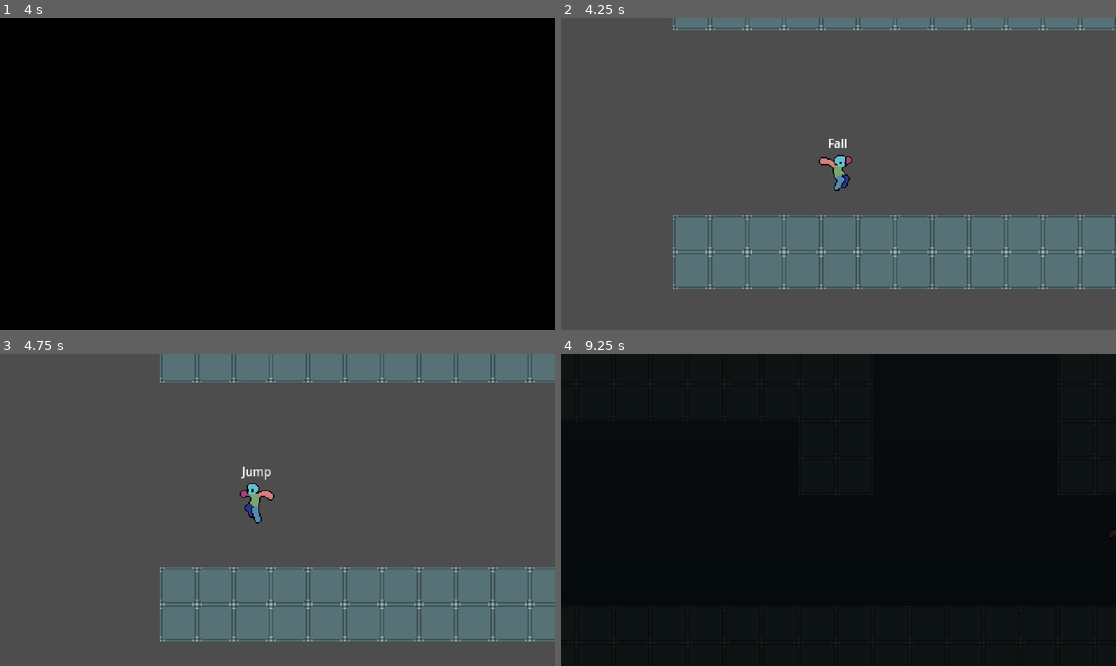
Above: before the commit, frames 1-4 (two rows, left to right).
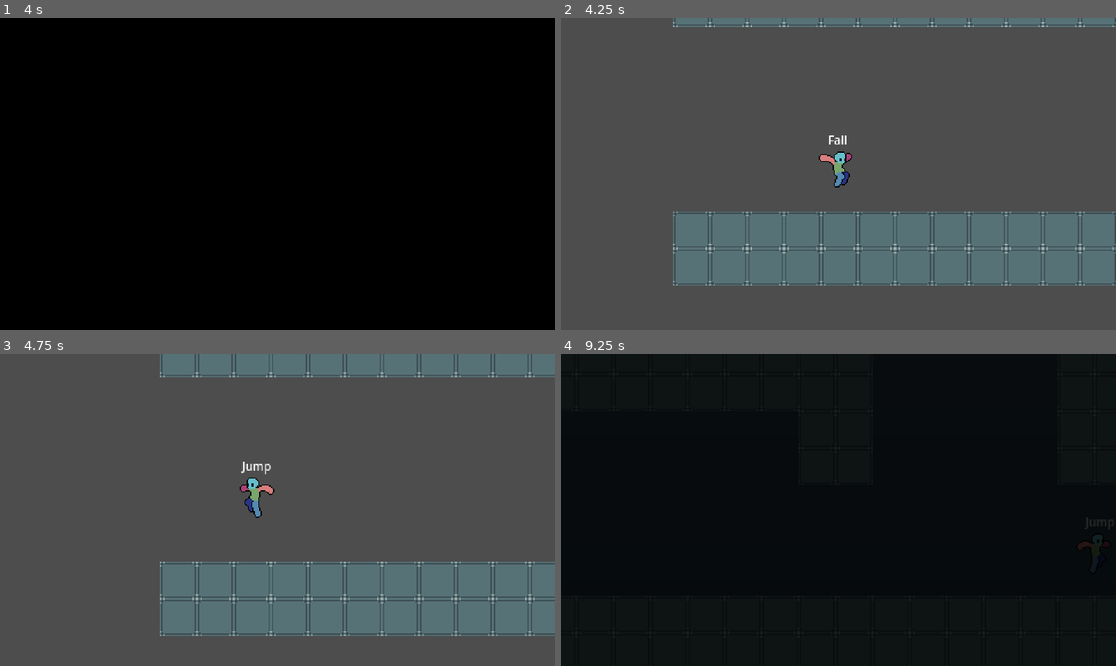
Above: after the commit, the same moments.

Repository: TianJunShi1/harry-forge
Game: Godot game, scene res://main.tscn
Two runs of this game, one before a commit and one after it. Both use one fixed random seed, a clock stepped at 60 frames per second and the inputs below.
Inputs (mouse positions are in pixels of both pictures, inside the frame that each line leads up to):
- Up to frame 1 (4 s): move the mouse to (399, 158) at 0.52 s; hold D (right) 0.53-2.03 s; tap Shift (run) every 0.75 s from 0.6 to 3.6 s; tap Space (jump) at 0.77, 1.52, 3.02, 3.77 s; move the mouse to (166, 189) at 1.27 s; move the mouse to (333, 105) at 2.02 s; hold A (left) 2.03-2.78 s; move the mouse to (249, 236) at 2.77 s; hold D (right) from 2.78 s (still down); move the mouse to (444, 220) at 3.52 s
- Up to frame 2 (4.25 s): keep holding D (right)
- Up to frame 3 (4.75 s): move the mouse to (111, 463) at 4.27 s; release D (right) at 4.28 s; hold A (left) from 4.28 s (still down); tap Shift (run) at 4.35 s; tap Space (jump) at 4.52 s
- Up to frame 4 (9.25 s): move the mouse to (866, 510) at 5.02 s; release A (left) at 5.03 s; hold D (right) 5.03-5.78 s; tap Shift (run) every 0.75 s from 5.1 to 8.85 s; move the mouse to (755, 432) at 5.77 s; hold A (left) 5.78-7.28 s; tap Space (jump) at 6.02, 6.77, 7.52, 9.02 s; move the mouse to (960, 494) at 6.52 s; move the mouse to (727, 525) at 7.27 s; hold D (right) from 7.28 s (still down); move the mouse to (894, 441) at 8.02 s; move the mouse to (810, 572) at 8.77 s

Frame 1 is identical in both runs. In frame 2, 3.4% of the frame differs, in the area x 20-100%, y 1-87%; in frame 3, 5.5%, in the area x 28-100%, y 5-93%; in frame 4, less than 0.1%.

Commit message:
fix: 关卡切换系统 9 项小修复
- LevelManager: fade-out 时完整冻结旧 Player（physics+process+input），
  fade-in 期间新 Player 加入 set_process(false) 防止 fall 动画推进，
  恢复顺序 process→physics→input 避免首帧不同步
- LevelManager: transition_finished.emit() 移到 _is_transitioning=false +
  _grace_timer 启动之后，监听者收到信号时状态已切换完成
- LevelManager: _find_player_in / _find_spawn / _find_camera_in 加 root
  is_instance_valid 保护；transition_to 加 packed == null 检查
- SpawnPoint: 硬编码 ground mask=2 改为 @export_flags_2d_physics
- LevelTransition: _ready() 启动时预检 target_level_path 空值与
  ResourceLoader.exists，提前 push_warning
- CameraZone: 注释里删除 zoom_override 改变世界视野的旧语义，
  改为说明 hidden_room_zoom 为外层显示放大
- 02.tscn: 添加 CameraBounds（2000x400 居中于 240,100），覆盖测试房间

https://claude.ai/code/session_01AJSbFJj2VUMALu7WGXsoLR

Diff:
--- a/Level/01_chapter2/02.tscn
+++ b/Level/01_chapter2/02.tscn
@@ -5,9 +5,13 @@
 [ext_resource type="TileSet" uid="uid://ttxdyeaie8lc" path="res://Level/tileset/Test_Block.tres" id="2_gm1fm"]
 [ext_resource type="PackedScene" uid="uid://l6ibdstqceki" path="res://general/level_transition/spawn_point.tscn" id="3_spawn"]
 [ext_resource type="PackedScene" uid="uid://bj5m4npn23phg" path="res://general/level_transition/Level_transition.tscn" id="4_trans"]
+[ext_resource type="PackedScene" uid="uid://ccog6gubguhwb" path="res://general/camera/camera_bounds.tscn" id="5_camb"]
 
 [sub_resource type="RectangleShape2D" id="RectangleShape2D_floor"]
 size = Vector2(2000, 32)
+
+[sub_resource type="RectangleShape2D" id="RectangleShape2D_camb02"]
+size = Vector2(2000, 400)
 
 [node name="02" type="Node2D" unique_id=955310257]
 
@@ -36,3 +40,11 @@
 position = Vector2(-48, 87)
 target_level_path = "res://Level/00_chapter1/01.tscn"
 target_spawn_id = &"from_chapter2"
+
+[node name="CameraBounds" parent="." unique_id=1325847261 instance=ExtResource("5_camb")]
+position = Vector2(240, 100)
+
+[node name="CollisionShape2D" parent="CameraBounds" index="0" unique_id=550665942]
+shape = SubResource("RectangleShape2D_camb02")
+
+[editable path="CameraBounds"]
--- a/general/scripts/camera_bounds.gd
+++ b/general/scripts/camera_bounds.gd
@@ -11,7 +11,7 @@
 ## 三种典型用法：
 ##   • 普通房间：mode = FOLLOW，bounds_source = AUTO_FROM_COLLISION
 ##   • 隐藏房间：mode = LOCK_TO_CENTER，bounds_source = CUSTOM_FROM_MARKER（提前触发）
-##   • Boss 战 / 大场景：zoom_override = Vector2(0.7, 0.7)（看到更多）
+##   • Boss 战 / 聚焦房间：hidden_room_zoom > 1（外层显示放大，不改变 Camera 世界视野）
 
 enum FollowMode {
 	FOLLOW,           # 摄像机跟随玩家（典型房间）
--- a/general/scripts/level_manager.gd
+++ b/general/scripts/level_manager.gd
@@ -39,6 +39,9 @@
 ## 触发关卡切换。在 fade 期间重入调用会被静默丢弃。
 func transition_to(packed: PackedScene, spawn_id: StringName = &"") -> void:
 	if _is_transitioning:
+		return
+	if packed == null:
+		push_error("LevelManager.transition_to: packed 为空，已忽略。")
 		return
 	if _renderer == null or _fade_rect == null:
 		push_error("LevelManager.transition_to: register_renderer 尚未调用，无 PixelRenderer 或 FadeRect。")
@@ -50,9 +53,13 @@
 	_is_transitioning = true
 	transition_started.emit(packed, spawn_id)
 
-	# 冻结当前关卡的玩家输入（画面变黑期间玩家不应操作）
+	# 冻结当前关卡的玩家：物理 + process + 输入全部停掉，
+	# 防止 fade out 黑屏期间继续移动、掉落或推进状态机。
+	# 旧 Player 之后随关卡 queue_free，不需要恢复。
 	var old_player := _find_player_in_current_level()
 	if old_player:
+		old_player.set_physics_process(false)
+		old_player.set_process(false)
 		old_player.set_process_unhandled_input(false)
 
 	# Fade out：游戏画面 → 黑屏
@@ -96,8 +103,9 @@
 				# 失败而 return，相机停在 (0,0) 画面空白。这里把 follow_target 直接换成新 Player
 				# 并 snap，绕开 race。
 				cam.assign_follow_target(new_player, true)
-			# fade-in 期间完全冻结新玩家：物理（重力/移动）+ 输入事件均暂停，
-			# 避免黑屏期间玩家滑离出生点或从边缘落坑。
+			# fade-in 期间完全冻结新玩家：物理（重力/移动）+ process（状态机推进 / 动画切换）
+			# + 输入事件均暂停，避免黑屏期间玩家滑离出生点、坠落、或推进 fall 动画序列。
+			new_player.set_process(false)
 			new_player.set_physics_process(false)
 			new_player.set_process_unhandled_input(false)
 		else:
@@ -110,17 +118,21 @@
 	fade_in.tween_property(_fade_rect, "color:a", 0.0, fade_duration)
 	await fade_in.finished
 
-	# 解冻新玩家（物理 + 输入同步恢复）
+	# 解冻新玩家：恢复顺序 process → physics → input，
+	# 状态机就绪后物理才开始处理，避免首帧出现状态/物理不同步。
 	if is_instance_valid(new_player):
+		new_player.set_process(true)
 		new_player.set_physics_process(true)
 		new_player.set_process_unhandled_input(true)
 
-	transition_finished.emit()
+	# 先把内部状态置为"切换完成"，再 emit 信号——监听者收到时
+	# is_transitioning() == false、grace 期已开始计时，可立刻做下一步动作。
 	_is_transitioning = false
 	# grace period 在 is_transitioning 清零之后才开始计时，
 	# 确保玩家拿到控制权后的 post_transition_grace 秒内触发器不响应，
 	# 防止落在传送门上的 bounce-back。
 	_grace_timer = post_transition_grace
+	transition_finished.emit()
 
 
 func _apply_spawn(player: Player, spawn: SpawnPoint, flip_h_fallback: bool) -> void:
@@ -159,6 +171,8 @@
 
 
 func _find_player_in(root: Node) -> Player:
+	if not is_instance_valid(root):
+		return null
 	var stack: Array[Node] = [root]
 	while not stack.is_empty():
 		var n: Node = stack.pop_back()
@@ -170,6 +184,9 @@
 
 
 func _find_spawn(root: Node, spawn_id: StringName) -> SpawnPoint:
+	if not is_instance_valid(root):
+		push_warning("LevelManager._find_spawn: root 无效，返回 null。")
+		return null
 	var first: SpawnPoint = null
 	var stack: Array[Node] = [root]
 	while not stack.is_empty():
@@ -189,6 +206,8 @@
 
 
 func _find_camera_in(root: Node) -> GameCamera2D:
+	if not is_instance_valid(root):
+		return null
 	var stack: Array[Node] = [root]
 	while not stack.is_empty():
 		var n: Node = stack.pop_back()
--- a/general/scripts/level_transition.gd
+++ b/general/scripts/level_transition.gd
@@ -16,6 +16,11 @@
 
 
 func _ready() -> void:
+	# 启动期就预检路径配置错误，避免玩家走到才报错；不阻止运行，仅给警告。
+	if target_level_path.is_empty():
+		push_warning("LevelTransition '%s'：target_level_path 未设置。" % name)
+	elif not ResourceLoader.exists(target_level_path):
+		push_warning("LevelTransition '%s'：路径不存在 '%s'。" % [name, target_level_path])
 	if not body_entered.is_connected(_on_body_entered):
 		body_entered.connect(_on_body_entered)
 
--- a/general/scripts/spawn_point.gd
+++ b/general/scripts/spawn_point.gd
@@ -13,6 +13,9 @@
 @export var snap_search_distance: float = 256.0
 ## Player 碰撞盒下沿到原点的距离（像素）。与 Player CollisionShape2D 的半高保持一致。
 @export var player_half_height: float = 16.0
+## 向下射线使用的碰撞层掩码（bitmask）。默认 2 = Ground 层；
+## 物理层调整后只改这里，不必再回来改硬编码。
+@export_flags_2d_physics var ground_mask: int = 2
 
 
 func _ready() -> void:
@@ -30,7 +33,7 @@
 	var params := PhysicsRayQueryParameters2D.create(
 		global_position,
 		global_position + Vector2(0, snap_search_distance),
-		2  # Ground 物理层（layer 2）
+		ground_mask
 	)
 	var hit := space.intersect_ray(params)
 	if hit.is_empty():
